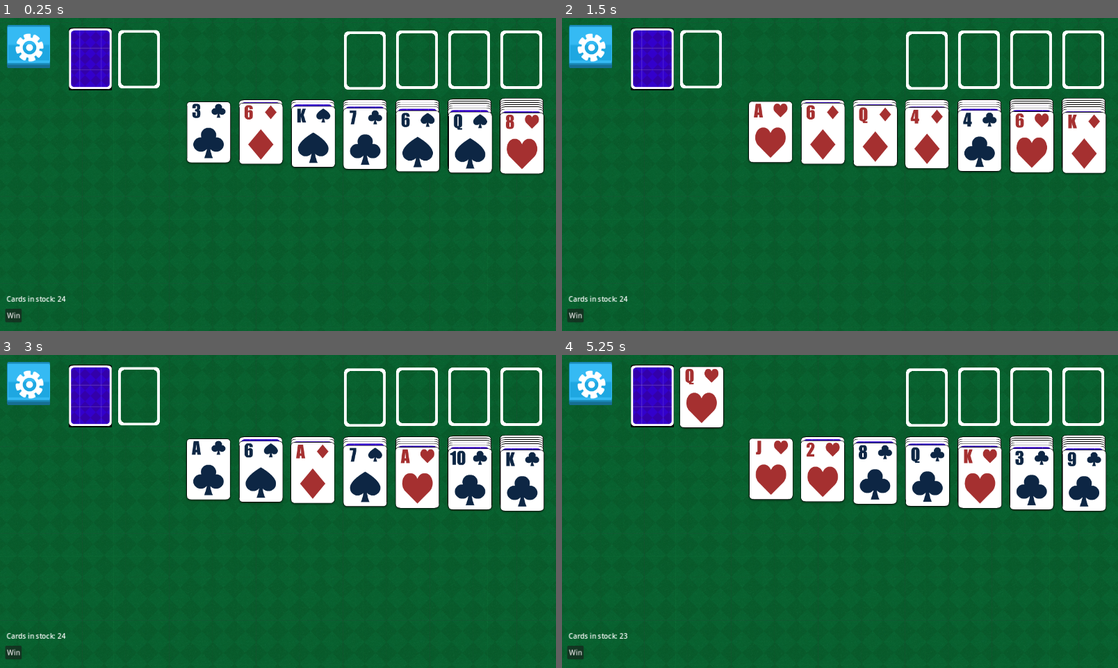
Above: before the commit, frames 1-4 (two rows, left to right).
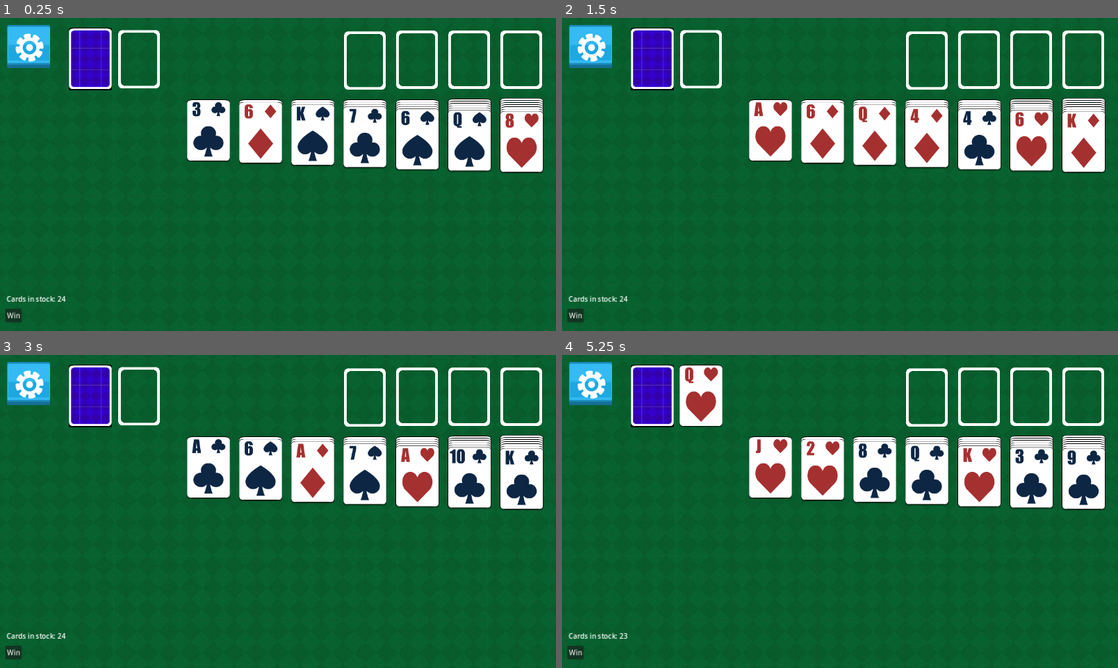
Above: after the commit, the same moments.

Repository: Taschi120/klondike
Game: Godot game, scene res://scenes/main_screen.tscn
Two runs of this game, one before a commit and one after it. Both use one fixed random seed, a clock stepped at 60 frames per second and the inputs below.
Inputs (mouse positions are in pixels of both pictures, inside the frame that each line leads up to):
- Up to frame 1 (0.25 s): no input
- Up to frame 2 (1.5 s): click "Win" at 0.5 s; click "Yes" at 1.25 s
- Up to frame 3 (3 s): click "Win" at 2 s; click "Yes" at 2.75 s
- Up to frame 4 (5.25 s): click "Win" at 3.5 s; click "Yes" at 4.25 s; tap Enter at 5 s; move the mouse to (650, 395) at 5.02 s; click (650, 395) at 5.17 s

The runs differ from the first frame. In frame 1, 2.6% of the frame differs, in the area x 33-98%, y 26-50%; in frame 2, 2.1%; in frame 3, 2.6%; in frame 4, 3.0%, in the area x 21-98%, y 3-51%.

Commit message:
workaround for card alignment issues and removal of unused assets

Diff:
--- a/project.godot
+++ b/project.godot
@@ -22,6 +22,7 @@
 [autoload]
 
 SettingsManager="*res://scenes/ui/settings_manager.gd"
+CardSpriteCacheInstance="*res://scripts/card_sprite_cache.gd"
 
 [display]
 
--- a/scenes/game/card.gd
+++ b/scenes/game/card.gd
@@ -33,16 +33,18 @@
 		$CardbackSprite.visible = true
 		$MainSprite.visible = false
 
-func set_suit(_suit):
+func set_suit(_suit) -> void:
 	suit = _suit
-	$MainSprite.frame_coords.y = get_row(suit)
+	update_sprite()
 
-func set_value(_value):
+func set_value(_value) -> void:
 	assert(_value >= 1)
 	assert(_value <= 13)
 	value = _value
-	$MainSprite.frame_coords.x = value - 1
+	update_sprite()
 
+func update_sprite() -> void:
+	$MainSprite.texture = CardSpriteCacheInstance.sprites[suit][value - 1]
 
 func get_row(_suit: String) -> int:
 	if _suit == DIAMOND:
--- a/scenes/game/card.tscn
+++ b/scenes/game/card.tscn
@@ -1,8 +1,7 @@
-[gd_scene load_steps=5 format=3 uid="uid://bv6agjytpmsf5"]
+[gd_scene load_steps=4 format=3 uid="uid://bv6agjytpmsf5"]
 
 [ext_resource type="Script" path="res://scenes/game/card.gd" id="1_02imm"]
 [ext_resource type="Texture2D" uid="uid://bjbhu6yiuvwv5" path="res://assetpacks/cards/Standard 52 Cards/solitaire/individuals/card back/card_back.png" id="2_j7bih"]
-[ext_resource type="Texture2D" uid="uid://c8nl8hh7p1wo7" path="res://assetpacks/cards/Standard 52 Cards/solitaire/all_cards.png" id="3_m70v7"]
 
 [sub_resource type="RectangleShape2D" id="RectangleShape2D_lv7le"]
 size = Vector2(100, 143)
@@ -15,10 +14,7 @@
 texture = ExtResource("2_j7bih")
 
 [node name="MainSprite" type="Sprite2D" parent="."]
-texture = ExtResource("3_m70v7")
-offset = Vector2(-2, 0)
-hframes = 13
-vframes = 4
+texture = ExtResource("2_j7bih")
 
 [node name="clickspot" type="CollisionShape2D" parent="."]
 position = Vector2(1, 2)
--- /dev/null
+++ b/scripts/card_sprite_cache.gd
@@ -0,0 +1,17 @@
+extends Node
+
+class_name CardSpriteCache
+
+const FILENAME_PATTERN := "res://assetpacks/cards/Standard 52 Cards/solitaire/individuals/%s/%s_%s.png"
+
+var sprites = {}
+
+
+func _init() -> void:
+	for suit in ["heart", "spade", "club", "diamond"]:
+		var sprites_for_suit = []
+		for num in range(1, 14):
+			var sprite = load(FILENAME_PATTERN % [suit, str(num), suit])
+			sprites_for_suit.append(sprite)
+
+		sprites[suit] = sprites_for_suit
Not shown, removed: assetpacks/cards/Standard 52 Cards/normal_cards/all_cards.png.import
Binary file removed: assetpacks/cards/Standard 52 Cards/normal_cards/individual/card back/cardBackBlue.png
Not shown, removed: assetpacks/cards/Standard 52 Cards/normal_cards/individual/card back/cardBackBlue.png.import
Binary file removed: assetpacks/cards/Standard 52 Cards/normal_cards/individual/card back/cardBackGreen.png
Not shown, removed: assetpacks/cards/Standard 52 Cards/normal_cards/individual/card back/cardBackGreen.png.import
Binary file removed: assetpacks/cards/Standard 52 Cards/normal_cards/individual/card back/cardBackRed.png
Not shown, removed: assetpacks/cards/Standard 52 Cards/normal_cards/individual/card back/cardBackRed.png.import
Binary file removed: assetpacks/cards/Standard 52 Cards/normal_cards/individual/club/cardClubs_10.png
Not shown, removed: assetpacks/cards/Standard 52 Cards/normal_cards/individual/club/cardClubs_10.png.import
Binary file removed: assetpacks/cards/Standard 52 Cards/normal_cards/individual/club/cardClubs_2.png
Not shown, removed: assetpacks/cards/Standard 52 Cards/normal_cards/individual/club/cardClubs_2.png.import
Binary file removed: assetpacks/cards/Standard 52 Cards/normal_cards/individual/club/cardClubs_3.png
(and 217 more such lines)
